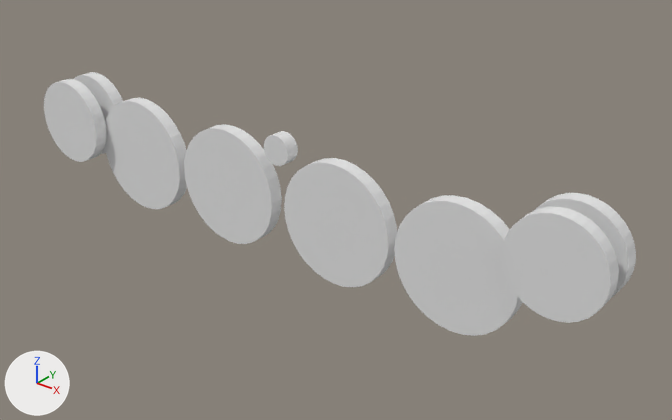
Two versions of the Blender file blend/pz38t.blend, one commit apart.
Camera for both pictures: a 50 mm camera at (61.2, -106.7, 41.9) aimed at (-9.6, -18.2, -12.9). Every picture has the same lights, and +X, +Y and +Z are marked at lower left. The picture after the commit comes second. The same objects are shown in both versions, whatever each file hides.

Names of what the first picture shows: 'wheel_back', 'wheel_back_inner', 'wheel_drive', 'wheel_drive_inner', 'wheel_main_0', 'wheel_main_1', 'wheel_main_2', 'wheel_main_3', 'wheel_support'.
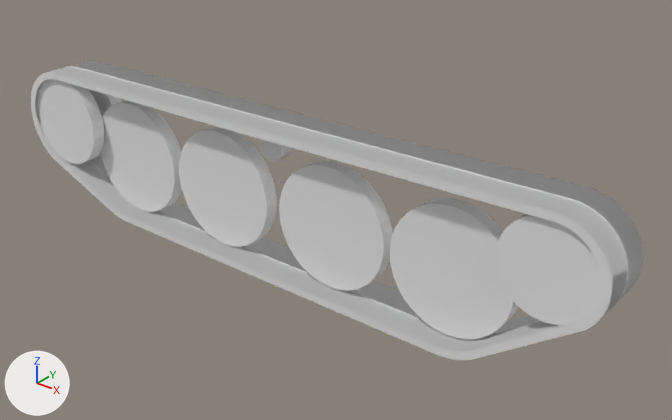
Commit message: ic: track added

Where the change shows, as pixel boxes (x1, y1, x2, y2) in the pictures (672 x 420 px):
'track_outer', added: after (31, 60, 643, 360)
'wheel_main_0', moved: before (394, 195, 523, 336); after (390, 198, 518, 339)
'wheel_main_1', moved: before (284, 158, 397, 288); after (279, 160, 392, 291)
'wheel_drive', moved: before (502, 207, 619, 323); after (496, 214, 602, 325)
'wheel_main_2', moved: before (184, 124, 282, 244); after (179, 127, 277, 247)
'wheel_main_3', moved: before (105, 98, 187, 209); after (100, 100, 182, 212)
'wheel_back', moved, rescaled: before (44, 79, 107, 162); after (38, 79, 104, 164)
'wheel_back_inner', moved, rescaled: before (74, 72, 123, 154); after (88, 89, 122, 156)
'wheel_support', moved: before (264, 131, 298, 166); after (258, 139, 292, 162)
'wheel_drive_inner', unchanged, covered by the edit: before (535, 193, 636, 298)

The change, as a list of edits to the scene's bpy script:
```text
Add me_curve_001:
    me_curve_001.from_pydata(...)  # 956 vertices, 644 faces; spans x -0.18..0.18, y -0.05..0.03, z -1.0..1.0
    me_curve_001.polygons.foreach_set('use_smooth', [True] * 644)
Change ob_wheel_back:
    ob_wheel_back.location: (-57.9, -24.0, -9.7) -> (-57.5, -25.0, -9.1)
    ob_wheel_back.scale: (6.51, 6.51, 1.0) -> (6.98, 6.98, 1.0)
Change ob_wheel_drive:
    ob_wheel_drive.location: (25.4, -24.0, -6.7) -> (25.1, -25.0, -6.6)
Change ob_wheel_main_1:
    ob_wheel_main_1.location: (-6.2, -21.8, -12.5) -> (-6.2, -22.8, -12.5)
Change ob_wheel_back_inner:
    ob_wheel_back_inner.location: (-57.9, -19.6, -9.7) -> (-57.5, -20.6, -9.1)
    ob_wheel_back_inner.scale: (6.51, 6.51, 1.0) -> (6.98, 6.98, 1.0)
Change ob_wheel_main_0:
    ob_wheel_main_0.location: (11.9, -21.8, -12.5) -> (11.9, -22.8, -12.5)
Change ob_wheel_main_2:
    ob_wheel_main_2.location: (-25.7, -21.8, -12.5) -> (-25.7, -22.8, -12.5)
Change ob_wheel_main_3:
    ob_wheel_main_3.location: (-44.0, -21.8, -12.5) -> (-44.0, -22.8, -12.5)
Change ob_wheel_support:
    ob_wheel_support.location: (-16.1, -21.8, -4.5) -> (-16.1, -22.8, -3.5)
Add ob_track_outer:
    ob_track_outer = bpy.data.objects.new('track_outer', me_curve_001)
    ob_track_outer.location = (-15.9, -22.6, -8.7)
    ob_track_outer.rotation_euler = (1.571, 0.0, -3.142)  # degrees (90, 0, -180)
    ob_track_outer.scale = (268.0, 268.0, 3.94)
```
